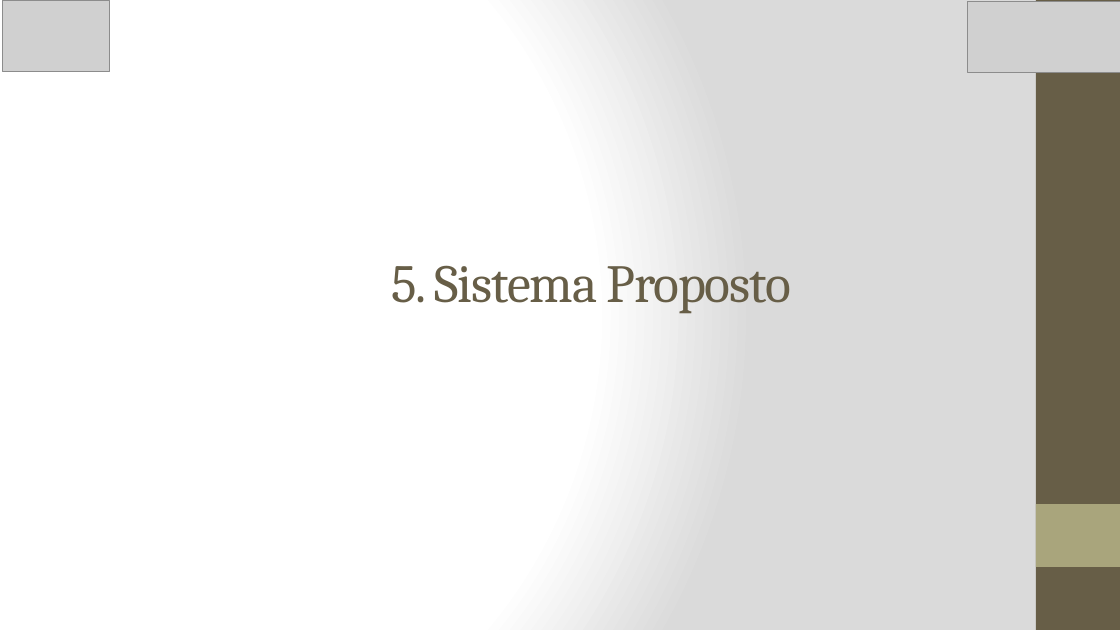
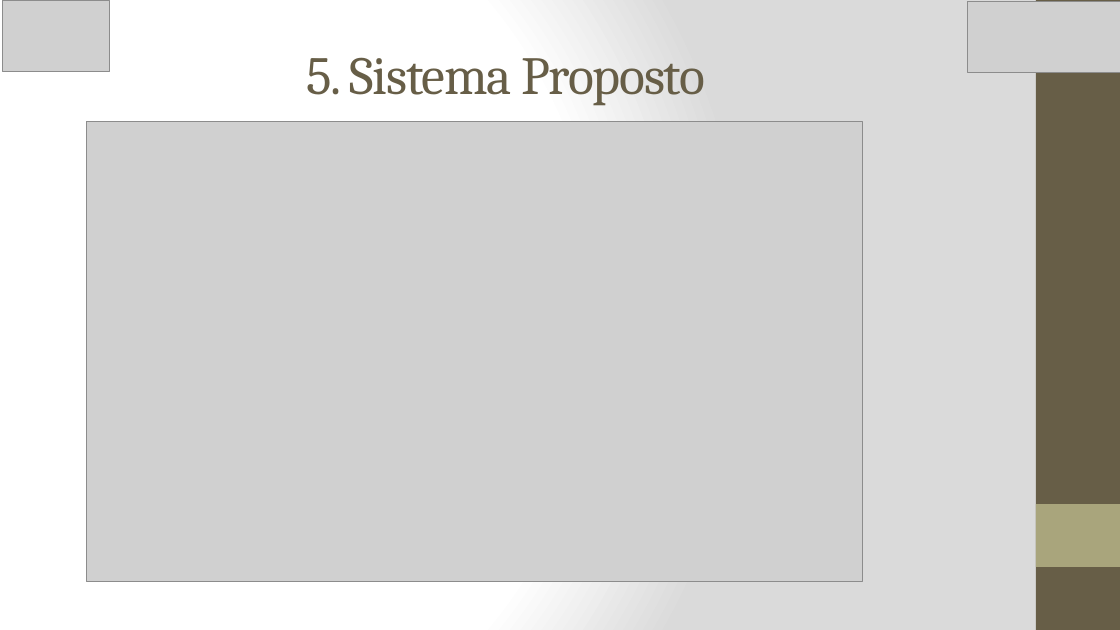
Before and after one commit to marlonscastro/estagiotcc, a slide deck: slide 9 of Apresentação_PPT.pptx (slide 28 before the commit). Drawn at 1120x630 pixels with LibreOffice and Linux fonts; fonts in the diff are those of the drawing; grey boxes stand for pictures. Boxes give left, top, right and bottom in pixels: in the first picture for what was removed or moved away, otherwise in the second. Text is boxed around its words. In the diff, an @@ line names an element or a change of style, - is before the commit and + after.

```diff
--- a/Apresentação_PPT.pptx
+++ b/Apresentação_PPT.pptx
@@ title "5. Sistema Proposto": place and size @@
-title "5. Sistema Proposto" at (392, 265, 791, 313)
+title "5. Sistema Proposto" at (306, 57, 706, 105)
@@ picture added at (87, 122, 862, 582) @@
```
Also in this commit, not shown: 5 other slides changed, 3 slides added, 21 slides removed, 3 other files.
